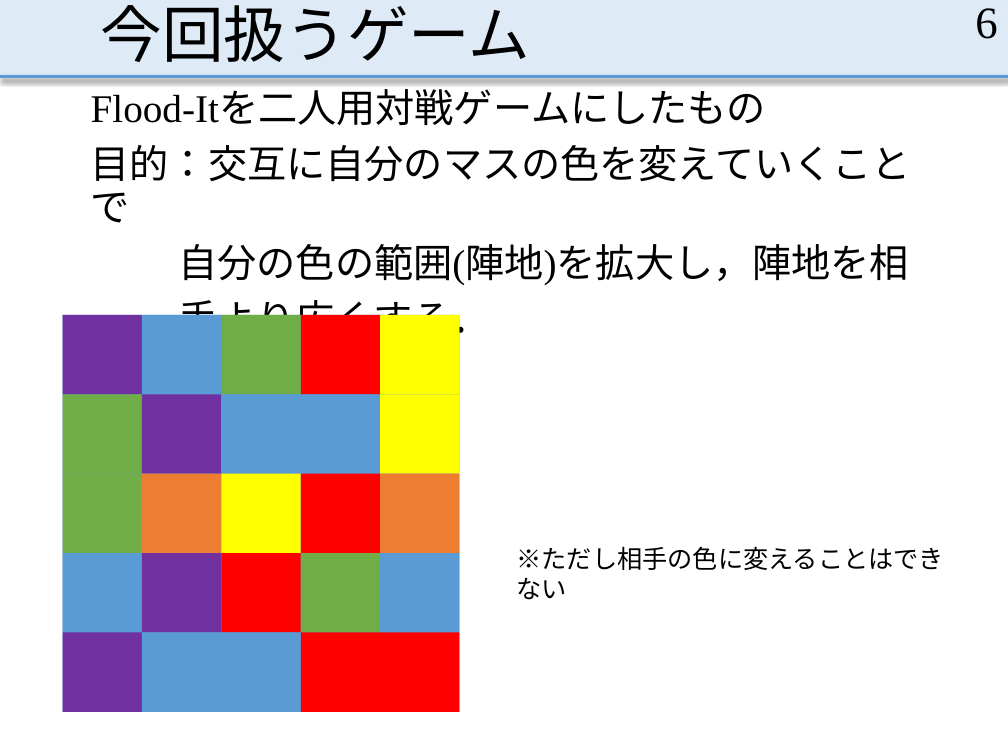
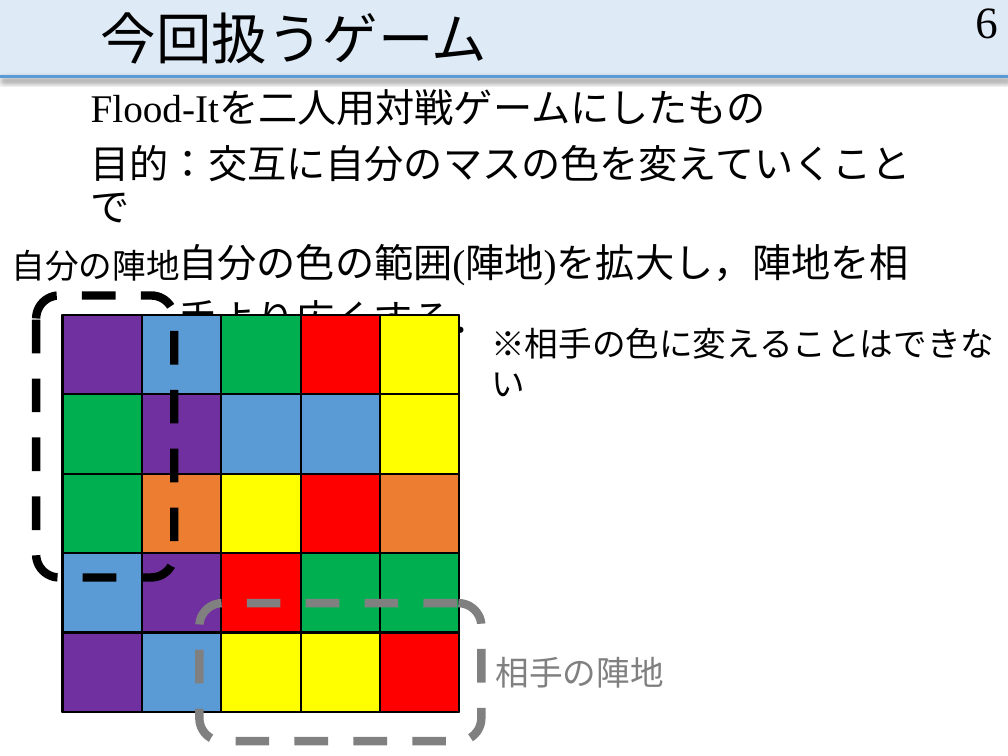
Before and after one commit to MasayaOda/SR, a slide deck: slide 6 of 中間発表.pptx. Drawn at 1008x756 pixels with LibreOffice and Linux fonts; fonts in the diff are those of the drawing. Boxes give left, top, right and bottom in pixels: in the first picture for what was removed or moved away, otherwise in the second. Text is boxed around its words. In the diff, an @@ line names an element or a change of style, - is before the commit and + after.

```diff
--- a/中間発表.pptx
+++ b/中間発表.pptx
@@ title "今回扱うゲーム" at <box>101,12,487,64</box>: size 44 to 39.6 pt @@
@@ text added at <box>12,249,180,281</box>, 24 pt, text #000000 @@
+自分の陣地
@@ rounded rectangle added at <box>36,295,174,578</box>, outline #000000 6 pt dashed @@
@@ text at <box>491,327,994,359</box>: text changed; size 18 to 24 pt @@
-※ただし相手の色に変えることはできない
+※相手の色に変えることはできない
@@ fill #70AD47 to #00B050; outline none to #000000 1.5 pt in 4 elements at <box>222,314,301,394</box>, <box>62,394,142,474</box>, <box>62,474,142,553</box>, <box>300,553,380,633</box> @@
@@ rectangle at <box>380,553,460,633</box>: fill #5B9BD5 to #00B050; outline none to #000000 1.5 pt @@
@@ rounded rectangle added at <box>199,603,481,741</box>, outline #808080 6 pt dashed @@
@@ rectangle at <box>222,632,301,712</box>: fill #5B9BD5 to #FFFF00; outline none to #000000 1.5 pt @@
@@ rectangle at <box>300,632,380,712</box>: fill #FF0000 to #FFFF00; outline none to #000000 1.5 pt @@
@@ outline none to #000000 1.5 pt in 19 elements at <box>62,314,460,712</box>, <box>62,314,142,394</box>, <box>142,314,222,394</box>, <box>380,314,460,394</box>, <box>300,314,380,394</box>, <box>142,394,222,474</box>, <box>380,394,460,474</box>, <box>300,394,380,474</box>, <box>222,394,301,474</box>, <box>142,474,222,553</box>, <box>380,474,460,553</box>, <box>300,474,380,553</box>, <box>222,474,301,553</box>, <box>62,553,142,633</box>, <box>142,553,222,633</box>, <box>222,553,301,633</box>, <box>62,632,142,712</box>, <box>142,632,222,712</box>, <box>380,632,460,712</box> @@
@@ text added at <box>496,657,664,688</box>, 24 pt, text #808080 @@
+相手の陣地
```
Also in this commit, not shown: 12 other slides changed, 4 slides added.
